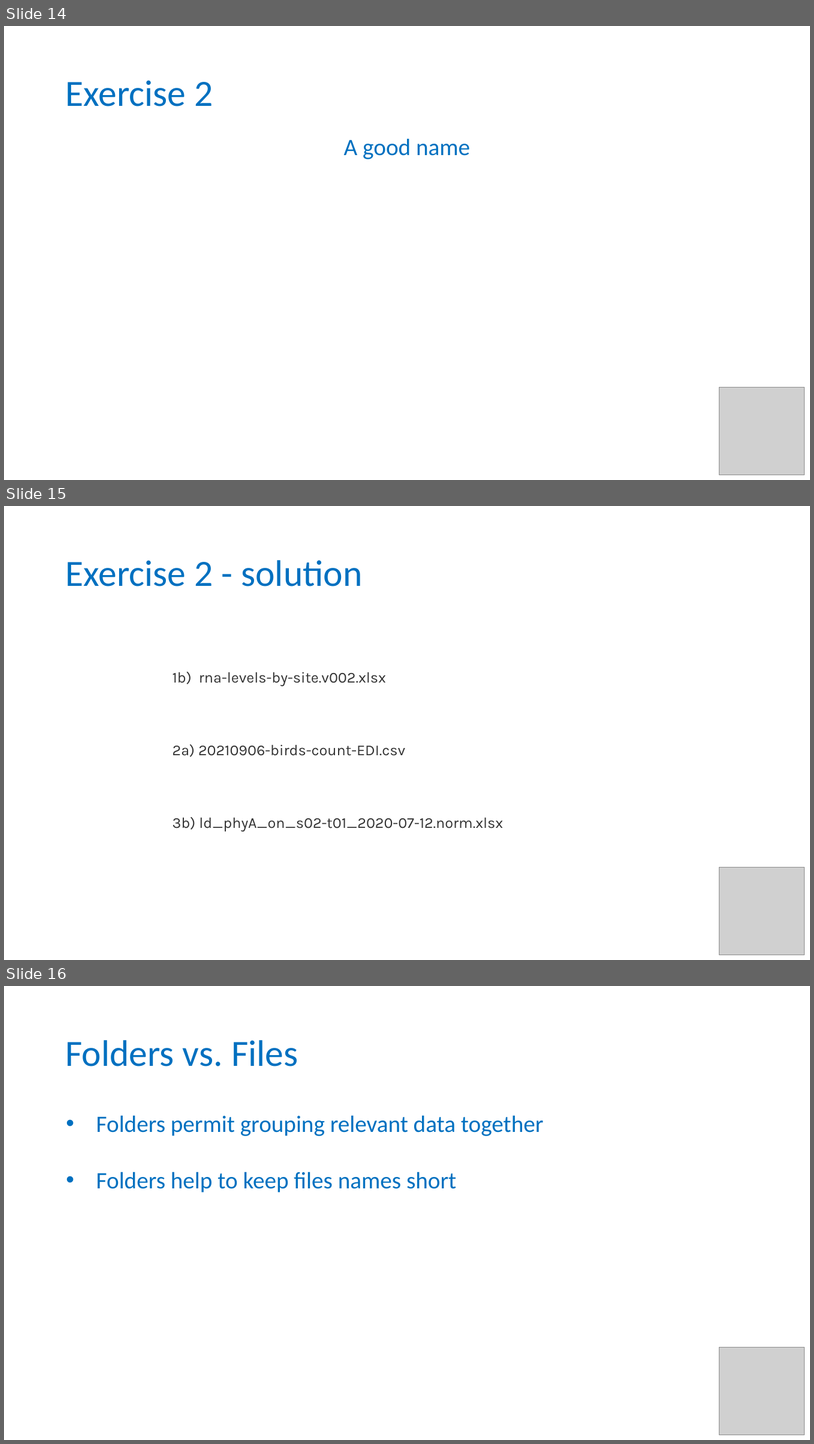
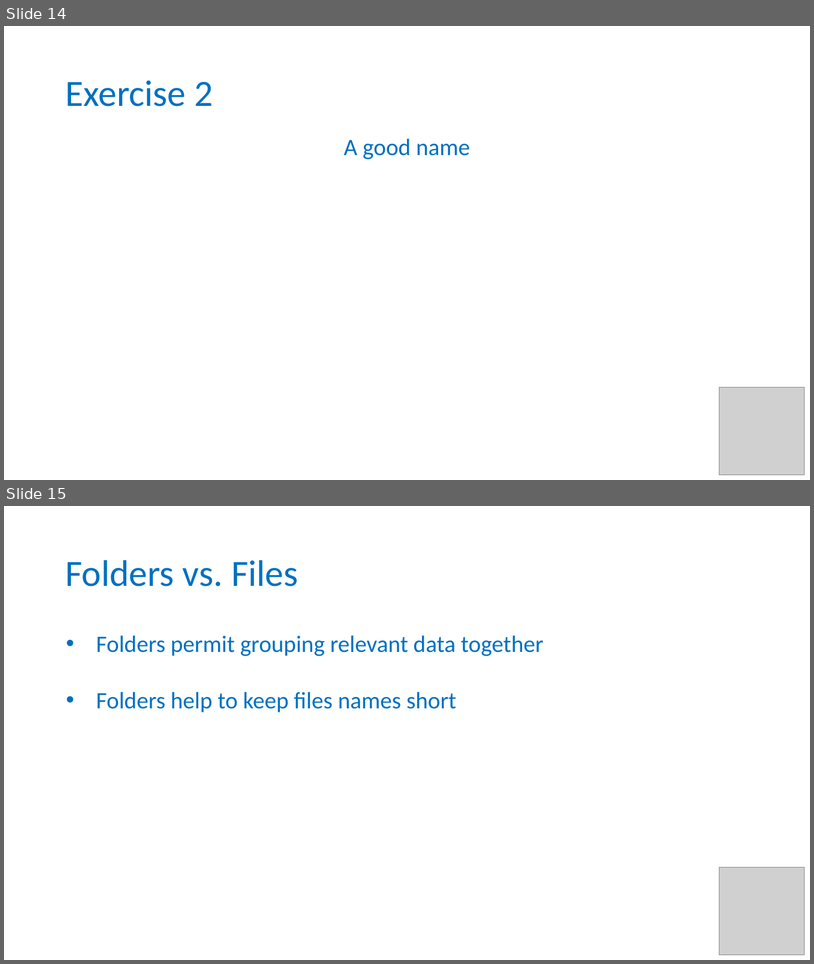
Before and after one commit to tzielins/private-fair-for-busy-biologists, a slide deck: 04_Files-organization_v3.0.pptx. Shown one above the other, each under a label of ours: slides 14, 15 and 16 before the commit, slides 14 and 15 after it. The pictures are 814x1444 and 814x964 pixels, drawn with LibreOffice and Linux fonts; fonts in the diff are those of the drawing; grey boxes stand for pictures; background and template pictures are left out. Boxes give left, top, right and bottom in pixels: in the first picture for what was removed or moved away, otherwise in the second. Text is boxed around its words. In the diff, an @@ line names an element or a change of style, - is before the commit and + after.

```diff
--- a/04_Files-organization_v3.0.pptx
+++ b/04_Files-organization_v3.0.pptx
@@ slide 15 removed at <box>4,506,810,960</box>, background #FFFFFF @@
@@ title removed at <box>65,560,362,586</box> @@
-Exercise 2 - solution
@@ text removed at <box>173,672,503,831</box> @@
-1b) rna-levels-by-site.v002.xlsx
-2a) 20210906-birds-count-EDI.csv
-3b) ld_phyA_on_s02-t01_2020-07-12.norm.xlsx
@@ picture removed at <box>720,867,805,955</box> @@
@@ what was slide 16 is now slide 15 @@
```
Also in this commit, not shown: 1 slide changed, 14 other files.
